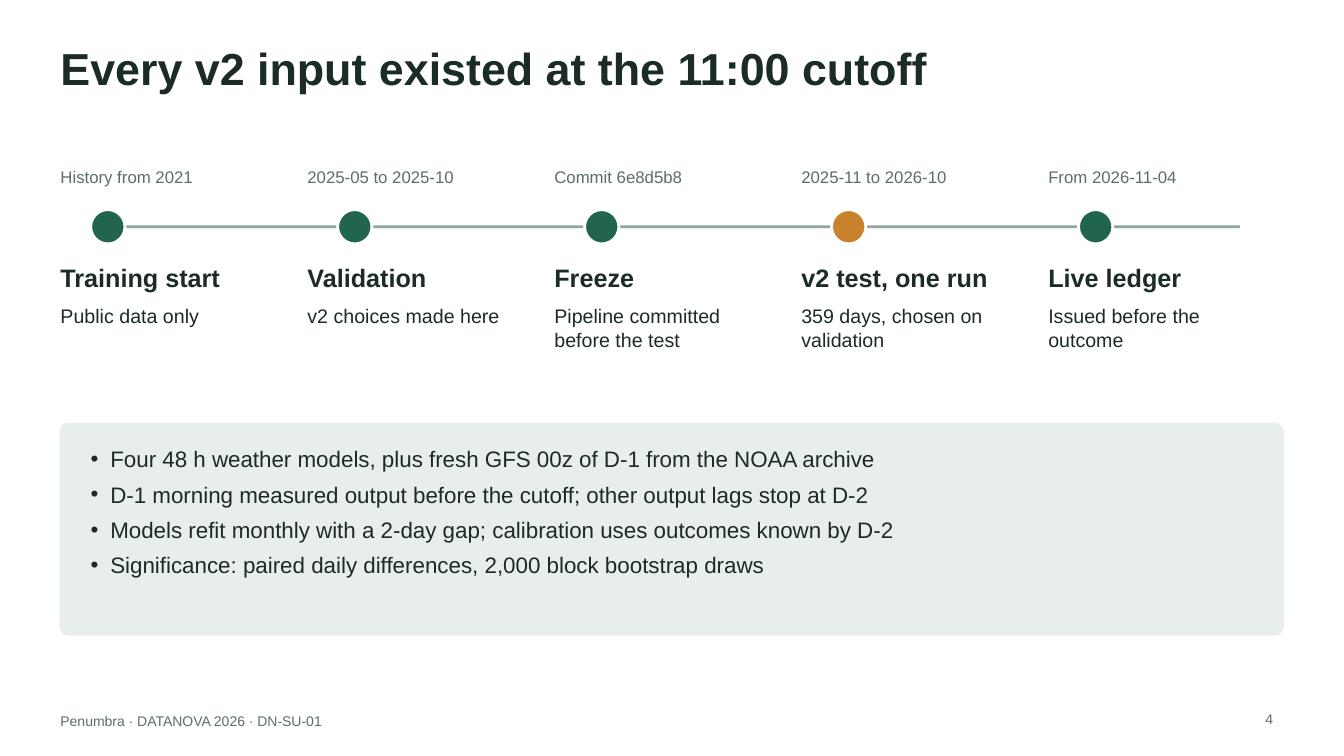
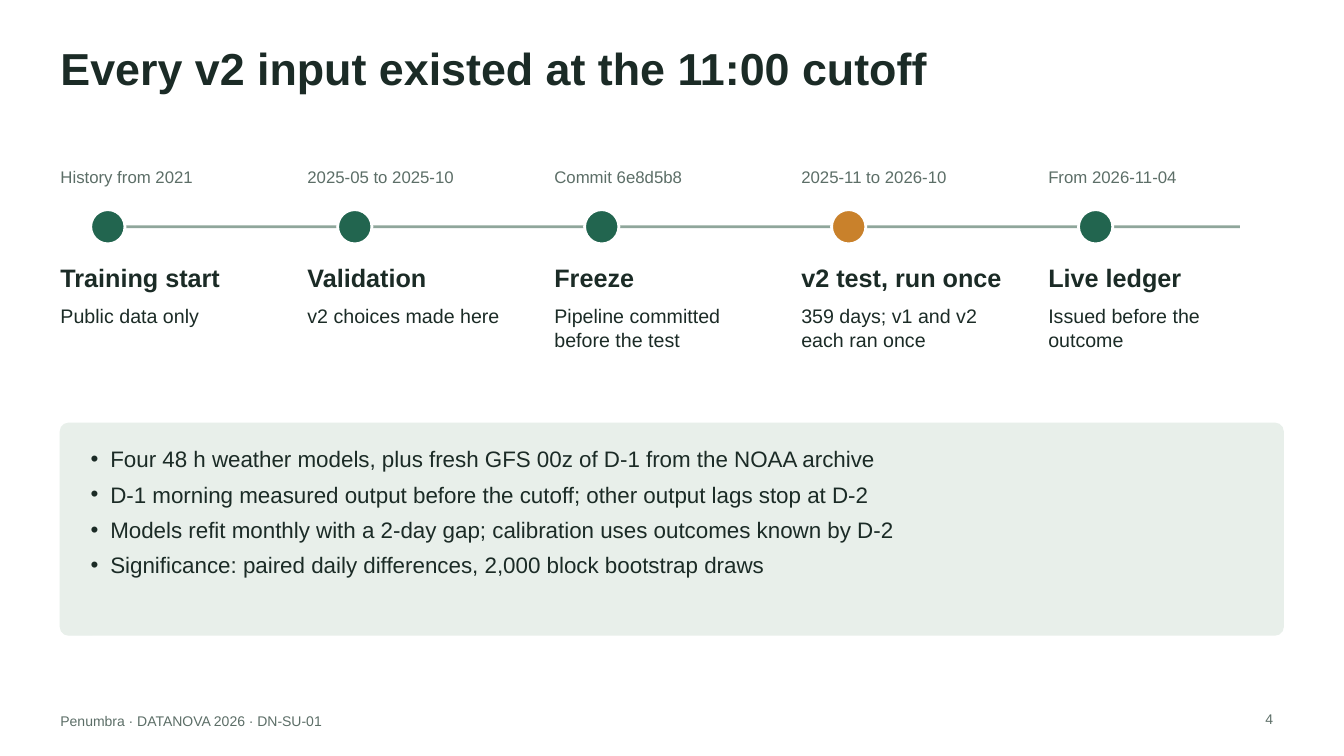
Before and after one commit to yy5652-hash/penumbra, a slide deck: slide 4 of site/Penumbra_DATANOVA_2026.pptx. Drawn at 1344x756 pixels with LibreOffice and Linux fonts; fonts in the diff are those of the drawing. Boxes give left, top, right and bottom in pixels: in the first picture for what was removed or moved away, otherwise in the second. Text is boxed around its words. In the diff, an @@ line names an element or a change of style, - is before the commit and + after.

```diff
--- a/site/Penumbra_DATANOVA_2026.pptx
+++ b/site/Penumbra_DATANOVA_2026.pptx
@@ text at bbox=[801, 269, 1002, 291]: text changed @@
-v2 test, one run
+v2 test, run once
@@ text at bbox=[801, 308, 977, 348]: text changed @@
-359 days, chosen on validation
+359 days; v1 and v2 each ran once
```
Also in this commit, not shown: 5 other slides changed, 25 other files.
